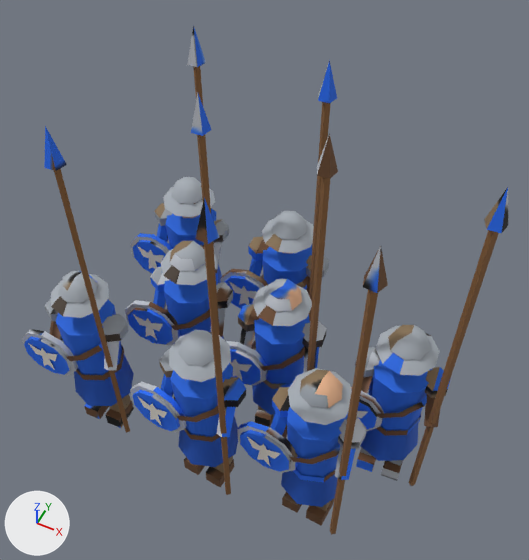
Before and after pictures for a commit that changed the glTF model game/assets/models/squad_dl2_blue.glb.
The view is the same before and after, from a 50 mm camera at (0.377, -0.7, 1.243) aimed at (0.026, 0.002, 0.365). Every picture has the same lights, and +X, +Y and +Z are marked at lower left. The picture after the commit comes second. Vertices at exactly the same position are counted once.

The older version as bpy lines, for what is in view:
```python
me_cone = bpy.data.meshes.new('Cone')
me_cone.from_pydata(...)  # 2448 vertices, 3792 faces; spans x -0.349..0.356, y -0.219..0.192, z 0.0..0.722
me_cone.materials.append(mat_baked)  # picture img_bake
ob_squad_dl2_blue = bpy.data.objects.new('squad_dl2_blue', me_cone)
ob_squad_dl2_blue.location = (0.0, 0.0, 0.0)
```
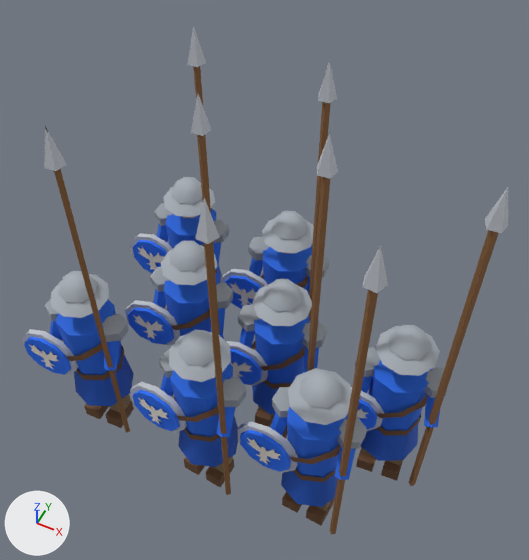
Edits to the bpy script that builds the scene:
```text
Change me_cone:
    used by ob_squad_dl2_blue; location = (0.0, 0.0, 0.0)
    remove me_cone.from_pydata(...)  # 2448 vertices, 3792 faces; spans x -0.349..0.356, y -0.219..0.192, z 0.0..0.722
    add me_cone.from_pydata(...)  # 2592 vertices, 3936 faces; spans x -0.349..0.356, y -0.219..0.192, z 0.0..0.722
    me_cone part 1: the loose piece of 12 vertices spanning x 0.187..0.247, y -0.074..-0.069, z 0.174..0.235 is rebuilt with 30 vertices and now spans x 0.187..0.247, y -0.074..-0.069, z 0.174..0.235
    me_cone part 2: the loose piece of 12 vertices spanning x -0.084..-0.023, y 0.076..0.079, z 0.174..0.235 is rebuilt with 30 vertices and now spans x -0.084..-0.023, y 0.076..0.079, z 0.174..0.235
    me_cone part 3: the loose piece of 12 vertices spanning x -0.326..-0.266, y -0.203..-0.2, z 0.174..0.235 is rebuilt with 30 vertices and now spans x -0.326..-0.266, y -0.203..-0.2, z 0.174..0.235
    me_cone part 4: the loose piece of 12 vertices spanning x 0.093..0.154, y -0.198..-0.195, z 0.174..0.235 is rebuilt with 30 vertices and now spans x 0.093..0.154, y -0.198..-0.195, z 0.174..0.235
    me_cone part 5: the loose piece of 12 vertices spanning x -0.021..0.039, y -0.078..-0.071, z 0.174..0.235 is rebuilt with 30 vertices and now spans x -0.021..0.039, y -0.078..-0.071, z 0.174..0.235
    me_cone part 6: the loose piece of 12 vertices spanning x -0.287..-0.226, y 0.078..0.079, z 0.174..0.235 is rebuilt with 30 vertices and now spans x -0.287..-0.226, y 0.078..0.079, z 0.174..0.235
    me_cone part 7: the loose piece of 12 vertices spanning x -0.099..-0.039, y -0.213..-0.209, z 0.174..0.235 is rebuilt with 30 vertices and now spans x -0.099..-0.039, y -0.213..-0.209, z 0.174..0.235
    me_cone part 8: the loose piece of 12 vertices spanning x -0.201..-0.14, y -0.068..-0.063, z 0.174..0.235 is rebuilt with 30 vertices and now spans x -0.201..-0.14, y -0.068..-0.063, z 0.174..0.235
    me_cone part 9: 2337 kept faces spanning x -0.349..0.356, y -0.219..0.189, z 0.0..0.722 get new texture (UV) coordinates
```

What differs and where, as boxes (x1, y1, x2, y2) in the pictures (529 x 560 px):
part 1 of me_cone, rebuilt (mostly hidden)
    before: (356, 411, 368, 418)
    after: (356, 409, 368, 418)
part 2 of me_cone, rebuilt
    before: (230, 282, 258, 305)
    after: (230, 283, 257, 305)
part 3 of me_cone, rebuilt (7% wider, 7% shorter)
    before: (28, 343, 57, 370)
    after: (28, 344, 59, 369)
part 4 of me_cone, rebuilt (7% shorter)
    before: (247, 437, 280, 466)
    after: (247, 438, 280, 465)
part 5 of me_cone, rebuilt
    before: (230, 359, 252, 381)
    after: (230, 362, 252, 377)
part 6 of me_cone, rebuilt
    before: (137, 246, 164, 269)
    after: (138, 247, 164, 270)
part 7 of me_cone, rebuilt (10% shorter)
    before: (137, 396, 167, 426)
    after: (138, 398, 168, 425)
part 8 of me_cone, rebuilt (7% shorter)
    before: (133, 314, 163, 340)
    after: (133, 315, 164, 339)
part 9 of me_cone, surface changed
    both: (26, 26, 508, 506)
